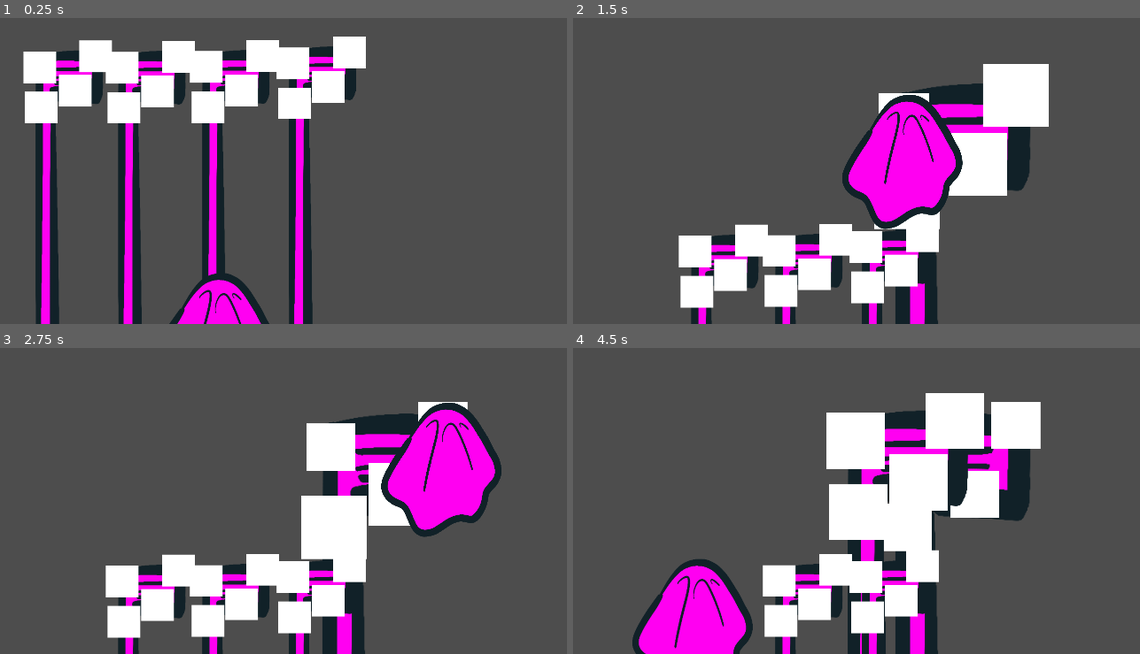
Above: before the commit, frames 1-4 (two rows, left to right).
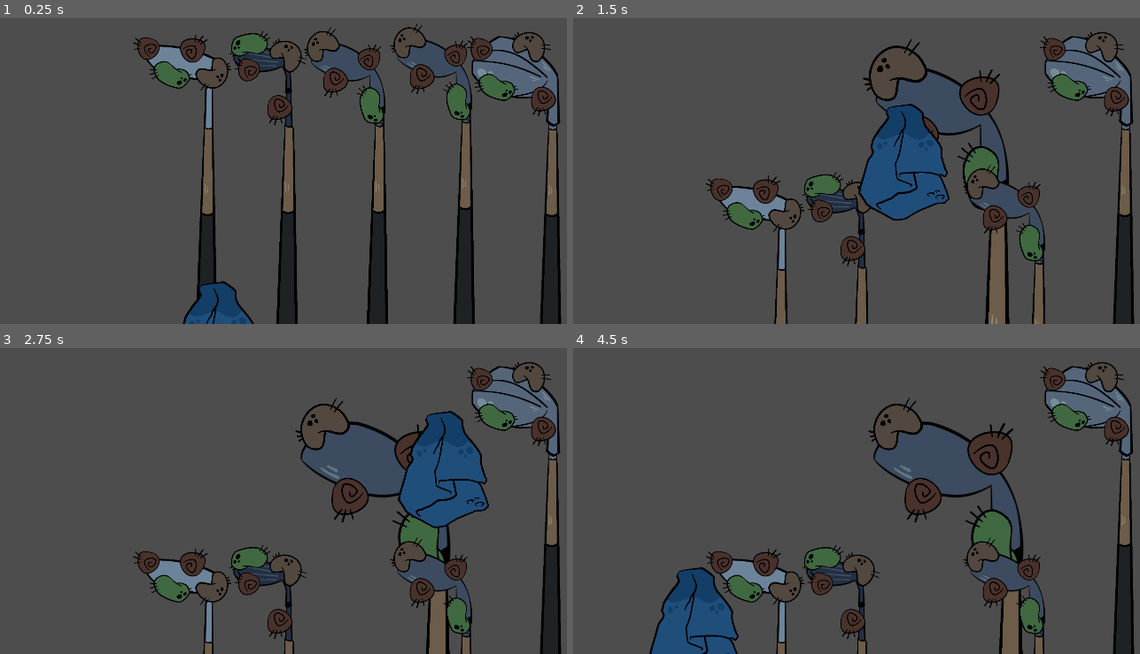
Above: after the commit, the same moments.

Repository: Risgrynsgrot/gmtk2023
Game: Godot game, scene res://Scenes/MinigameCleanClub/MinigameCleanClub.tscn
Same seed, same stepped clock (60 frames per second), same inputs: the game is played once before the commit and once after it. This scene is started directly instead of the project's main scene.
Inputs (mouse positions are in pixels of both pictures, inside the frame that each line leads up to):
- Up to frame 1 (0.25 s): no input
- Up to frame 2 (1.5 s): tap Enter at 0.5 s; move the mouse to (641, 223) at 0.52 s; press the mouse at (641, 223) at 0.53 s; move the mouse to (907, 115) at 1.27 s; release the mouse at (907, 115) at 1.28 s; click (907, 115) at 1.35 s
- Up to frame 3 (2.75 s): move the mouse to (447, 424) at 2.02 s; press the mouse at (447, 424) at 2.03 s
- Up to frame 4 (4.5 s): tap Space at 2.75, 4.25 s; move the mouse to (975, 494) at 2.77 s; release the mouse at (975, 494) at 2.78 s; click (975, 494) at 2.85 s; tap Enter at 3.5 s; move the mouse to (907, 528) at 3.52 s; press the mouse at (907, 528) at 3.53 s; move the mouse to (697, 580) at 4.27 s; release the mouse at (697, 580) at 4.28 s; click (697, 580) at 4.35 s

The runs differ from the first frame. In frame 1, 35% of the frame differs, in the area x 4-100%, y 1-100%; in frame 2, 34%; in frame 3, 32%; in frame 4, 37%, in the area x 10-100%, y 4-100%.

Commit message:
- Updated sprites in cleaning clubs minigame scene

Diff:
--- a/project/Scenes/MinigameCleanClub/ClubMedium.tscn
+++ b/project/Scenes/MinigameCleanClub/ClubMedium.tscn
@@ -1,8 +1,10 @@
-[gd_scene load_steps=5 format=3 uid="uid://cjkycjc2ey38b"]
+[gd_scene load_steps=7 format=3 uid="uid://cjkycjc2ey38b"]
 
 [ext_resource type="Script" path="res://Scripts/CleaningClub.gd" id="1_57t6w"]
-[ext_resource type="Texture2D" uid="uid://cvu6t5paxuubi" path="res://Sprites/club_medium.png" id="1_nitxf"]
+[ext_resource type="Texture2D" uid="uid://356pxwm60wv5" path="res://Sprites/ClubMedium.PNG" id="2_5pmdm"]
 [ext_resource type="PackedScene" uid="uid://dyd50defq0rny" path="res://Scenes/MinigameCleanClub/Dirt.tscn" id="3_ykexi"]
+[ext_resource type="Texture2D" uid="uid://blbkcy0jvuf5q" path="res://Sprites/DirtBrown.PNG" id="4_jxdky"]
+[ext_resource type="Texture2D" uid="uid://d4k5d4ui17jp1" path="res://Sprites/DirtGreen.PNG" id="5_jmwm8"]
 
 [sub_resource type="RectangleShape2D" id="RectangleShape2D_ewy24"]
 size = Vector2(183, 949)
@@ -13,8 +15,9 @@
 dirt = [NodePath("Dirt"), NodePath("Dirt2"), NodePath("Dirt3"), NodePath("Dirt4")]
 
 [node name="Sprite2D" type="Sprite2D" parent="."]
-position = Vector2(6, 3)
-texture = ExtResource("1_nitxf")
+position = Vector2(45, 7)
+scale = Vector2(0.491915, 0.491915)
+texture = ExtResource("2_5pmdm")
 
 [node name="Area2D" type="Area2D" parent="."]
 position = Vector2(-281, -781)
@@ -24,17 +27,42 @@
 shape = SubResource("RectangleShape2D_ewy24")
 
 [node name="Dirt" parent="." instance=ExtResource("3_ykexi")]
-position = Vector2(-17, -411)
+position = Vector2(-28, -442)
+
+[node name="DirtSprite" parent="Dirt" index="0"]
+rotation = -0.581624
 
 [node name="Dirt2" parent="." instance=ExtResource("3_ykexi")]
-position = Vector2(135, -441)
+position = Vector2(99, -409)
+rotation = 0.0113041
+scale = Vector2(0.673973, 0.673973)
+
+[node name="DirtSprite" parent="Dirt2" index="0"]
+scale = Vector2(0.507692, 0.490579)
+texture = ExtResource("4_jxdky")
 
 [node name="Dirt3" parent="." instance=ExtResource("3_ykexi")]
-position = Vector2(79, -347)
+position = Vector2(107, -277)
+
+[node name="DirtSprite" parent="Dirt3" index="0"]
+rotation = -0.793556
+scale = Vector2(0.3347, 0.323418)
+texture = ExtResource("5_jmwm8")
 
 [node name="Dirt4" parent="." instance=ExtResource("3_ykexi")]
-position = Vector2(-13, -302)
+position = Vector2(8, -340)
+scale = Vector2(0.704576, 0.704576)
+
+[node name="DirtSprite" parent="Dirt4" index="0"]
+rotation = 2.97577
+scale = Vector2(0.540097, 0.521892)
+texture = ExtResource("4_jxdky")
 
 [connection signal="input_event" from="Area2D" to="." method="_on_area_2d_input_event"]
 [connection signal="mouse_entered" from="Area2D" to="." method="_on_area_2d_mouse_entered"]
 [connection signal="mouse_exited" from="Area2D" to="." method="_on_area_2d_mouse_exited"]
+
+[editable path="Dirt"]
+[editable path="Dirt2"]
+[editable path="Dirt3"]
+[editable path="Dirt4"]
--- a/project/Scenes/MinigameCleanClub/Dirt.tscn
+++ b/project/Scenes/MinigameCleanClub/Dirt.tscn
@@ -1,7 +1,7 @@
 [gd_scene load_steps=5 format=3 uid="uid://dyd50defq0rny"]
 
 [ext_resource type="Script" path="res://Scripts/CleaningSpot.gd" id="1_h7pg2"]
-[ext_resource type="Texture2D" uid="uid://dl6gfom1pk2bp" path="res://Sprites/alpha_golf_boll.png" id="2_edrjm"]
+[ext_resource type="Texture2D" uid="uid://biwbrhtcy8srp" path="res://Sprites/DirtAlmond.PNG" id="2_xdex6"]
 [ext_resource type="Texture2D" uid="uid://chufrn1w0gll6" path="res://Sprites/particle_star.png" id="3_yh4w6"]
 
 [sub_resource type="CircleShape2D" id="CircleShape2D_pk4j2"]
@@ -15,8 +15,8 @@
 
 [node name="DirtSprite" type="Sprite2D" parent="."]
 position = Vector2(-3.5, -9.53674e-07)
-scale = Vector2(3.56, 3.44)
-texture = ExtResource("2_edrjm")
+scale = Vector2(0.384068, 0.371122)
+texture = ExtResource("2_xdex6")
 
 [node name="SparkleSprite" type="Sprite2D" parent="."]
 visible = false
--- a/project/Scenes/MinigameCleanClub/MinigameCleanClub.tscn
+++ b/project/Scenes/MinigameCleanClub/MinigameCleanClub.tscn
@@ -1,9 +1,12 @@
-[gd_scene load_steps=5 format=3 uid="uid://7oejxy5ta3o7"]
+[gd_scene load_steps=8 format=3 uid="uid://7oejxy5ta3o7"]
 
 [ext_resource type="Script" path="res://Scripts/MinigameCleanClubs.gd" id="1_r2q8n"]
 [ext_resource type="PackedScene" uid="uid://cjkycjc2ey38b" path="res://Scenes/MinigameCleanClub/ClubMedium.tscn" id="2_2sv80"]
-[ext_resource type="Texture2D" uid="uid://l0ptitftc0f4" path="res://Sprites/cleaning_cloth.png" id="3_ask6w"]
+[ext_resource type="Texture2D" uid="uid://wdxg3jcnnouo" path="res://Sprites/ClubSmall.PNG" id="3_0vev3"]
 [ext_resource type="Script" path="res://Scripts/CleaningCloth.gd" id="3_mjjio"]
+[ext_resource type="Texture2D" uid="uid://c6sbbjwrr3yqu" path="res://Sprites/WashCloth.PNG" id="4_4mfuq"]
+[ext_resource type="Texture2D" uid="uid://ccbrniw4qmdhh" path="res://Sprites/ClubMediumSmall.PNG" id="4_asbjj"]
+[ext_resource type="Texture2D" uid="uid://bl4l7xmhiahqp" path="res://Sprites/ClubBiggest.PNG" id="5_64smj"]
 
 [node name="CleanClub" type="Node2D"]
 
@@ -13,22 +16,126 @@
 cleaning_cloth = NodePath("CleaningCloth")
 
 [node name="Club" parent="MinigameCleanClubs" instance=ExtResource("2_2sv80")]
-position = Vector2(150, 793)
+position = Vector2(474, 764)
+
+[node name="Sprite2D" parent="MinigameCleanClubs/Club" index="0"]
+texture = ExtResource("3_0vev3")
+
+[node name="Dirt" parent="MinigameCleanClubs/Club" index="2"]
+position = Vector2(130, -362)
+
+[node name="DirtSprite" parent="MinigameCleanClubs/Club/Dirt" index="0"]
+rotation = 2.5332
+
+[node name="Dirt2" parent="MinigameCleanClubs/Club" index="3"]
+position = Vector2(-53, -433)
+
+[node name="DirtSprite" parent="MinigameCleanClubs/Club/Dirt2" index="0"]
+rotation = -1.65481
+
+[node name="Dirt3" parent="MinigameCleanClubs/Club" index="4"]
+position = Vector2(15, -362)
+
+[node name="DirtSprite" parent="MinigameCleanClubs/Club/Dirt3" index="0"]
+rotation = -1.7181
+
+[node name="Dirt4" parent="MinigameCleanClubs/Club" index="5"]
+position = Vector2(73, -435)
+
+[node name="DirtSprite" parent="MinigameCleanClubs/Club/Dirt4" index="0"]
+rotation = 0.220551
 
 [node name="Club2" parent="MinigameCleanClubs" instance=ExtResource("2_2sv80")]
-position = Vector2(374, 794)
+position = Vector2(698, 765)
+
+[node name="Sprite2D" parent="MinigameCleanClubs/Club2" index="0"]
+texture = ExtResource("4_asbjj")
+
+[node name="Dirt" parent="MinigameCleanClubs/Club2" index="2"]
+position = Vector2(107, -417)
+
+[node name="DirtSprite" parent="MinigameCleanClubs/Club2/Dirt" index="0"]
+rotation = 0.745157
+
+[node name="Dirt2" parent="MinigameCleanClubs/Club2" index="3"]
+position = Vector2(-5, -376)
+
+[node name="DirtSprite" parent="MinigameCleanClubs/Club2/Dirt2" index="0"]
+rotation = -1.48251
+
+[node name="Dirt3" parent="MinigameCleanClubs/Club2" index="4"]
+position = Vector2(4, -444)
+
+[node name="DirtSprite" parent="MinigameCleanClubs/Club2/Dirt3" index="0"]
+rotation = 0.845196
+
+[node name="Dirt4" parent="MinigameCleanClubs/Club2" index="5"]
+position = Vector2(85, -268)
 
 [node name="Club3" parent="MinigameCleanClubs" instance=ExtResource("2_2sv80")]
-position = Vector2(602, 792)
+position = Vector2(926, 763)
 
 [node name="Club4" parent="MinigameCleanClubs" instance=ExtResource("2_2sv80")]
-position = Vector2(837, 782)
+position = Vector2(1161, 753)
+
+[node name="Club5" parent="MinigameCleanClubs" node_paths=PackedStringArray("dirt") instance=ExtResource("2_2sv80")]
+position = Vector2(1380, 759)
+dirt = [NodePath("../Club4/Dirt"), NodePath("../Club4/Dirt2"), NodePath("../Club4/Dirt3"), NodePath("../Club4/Dirt4")]
+
+[node name="Sprite2D" parent="MinigameCleanClubs/Club5" index="0"]
+texture = ExtResource("5_64smj")
+
+[node name="Dirt" parent="MinigameCleanClubs/Club5" index="2" node_paths=PackedStringArray("dirt_sprite", "sparkle_sprite")]
+position = Vector2(84, -436)
+dirt_sprite = NodePath("../../Club4/Dirt/DirtSprite")
+sparkle_sprite = NodePath("../../Club4/Dirt/SparkleSprite")
+
+[node name="DirtSprite" parent="MinigameCleanClubs/Club5/Dirt" index="0"]
+rotation = 0.475609
+
+[node name="Dirt2" parent="MinigameCleanClubs/Club5" index="3" node_paths=PackedStringArray("dirt_sprite", "sparkle_sprite")]
+position = Vector2(-56, -426)
+dirt_sprite = NodePath("../../Club4/Dirt2/DirtSprite")
+sparkle_sprite = NodePath("../../Club4/Dirt2/SparkleSprite")
+
+[node name="DirtSprite" parent="MinigameCleanClubs/Club5/Dirt2" index="0"]
+rotation = -1.42497
+
+[node name="Dirt3" parent="MinigameCleanClubs/Club5" index="4" node_paths=PackedStringArray("dirt_sprite", "sparkle_sprite")]
+position = Vector2(-10, -325)
+dirt_sprite = NodePath("../../Club4/Dirt3/DirtSprite")
+sparkle_sprite = NodePath("../../Club4/Dirt3/SparkleSprite")
+
+[node name="DirtSprite" parent="MinigameCleanClubs/Club5/Dirt3" index="0"]
+position = Vector2(-3, 2)
+rotation = -1.7558
+
+[node name="Dirt4" parent="MinigameCleanClubs/Club5" index="5" node_paths=PackedStringArray("dirt_sprite", "sparkle_sprite")]
+position = Vector2(118, -285)
+dirt_sprite = NodePath("../../Club4/Dirt4/DirtSprite")
+sparkle_sprite = NodePath("../../Club4/Dirt4/SparkleSprite")
 
 [node name="CleaningCloth" type="Node2D" parent="MinigameCleanClubs"]
 position = Vector2(614, 1003)
 script = ExtResource("3_mjjio")
 
 [node name="Sprite2D" type="Sprite2D" parent="MinigameCleanClubs/CleaningCloth"]
-position = Vector2(-11, 95)
-scale = Vector2(0.428124, 0.428124)
-texture = ExtResource("3_ask6w")
+position = Vector2(-6, 121)
+scale = Vector2(0.311284, 0.311284)
+texture = ExtResource("4_4mfuq")
+
+[editable path="MinigameCleanClubs/Club"]
+[editable path="MinigameCleanClubs/Club/Dirt"]
+[editable path="MinigameCleanClubs/Club/Dirt2"]
+[editable path="MinigameCleanClubs/Club/Dirt3"]
+[editable path="MinigameCleanClubs/Club/Dirt4"]
+[editable path="MinigameCleanClubs/Club2"]
+[editable path="MinigameCleanClubs/Club2/Dirt"]
+[editable path="MinigameCleanClubs/Club2/Dirt2"]
+[editable path="MinigameCleanClubs/Club2/Dirt3"]
+[editable path="MinigameCleanClubs/Club2/Dirt4"]
+[editable path="MinigameCleanClubs/Club5"]
+[editable path="MinigameCleanClubs/Club5/Dirt"]
+[editable path="MinigameCleanClubs/Club5/Dirt2"]
+[editable path="MinigameCleanClubs/Club5/Dirt3"]
+[editable path="MinigameCleanClubs/Club5/Dirt4"]
